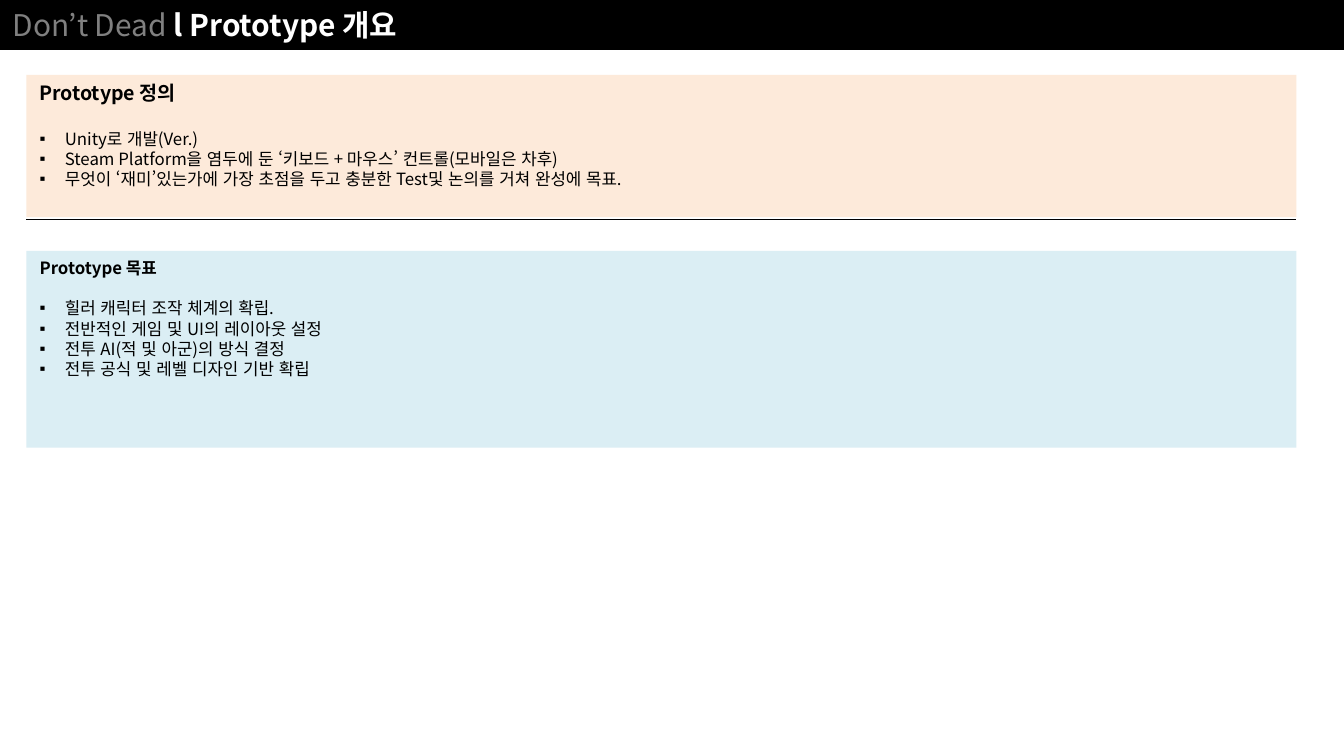
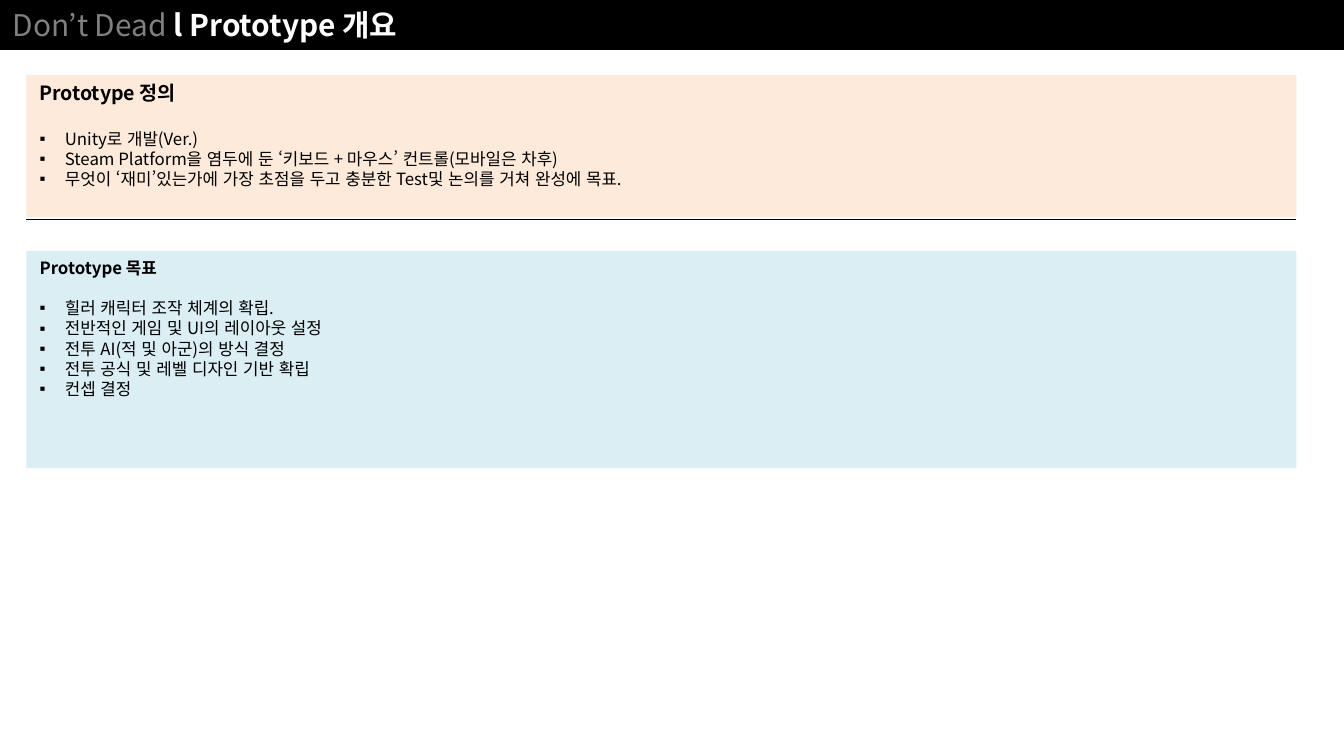
Before and after one commit to NoahCalhoun/DontDie, a slide deck: slide 3 of DDDocument/Don't Die ProtoType.pptx. Drawn at 1344x756 pixels with LibreOffice and Linux fonts; fonts in the diff are those of the drawing. Boxes give left, top, right and bottom in pixels: in the first picture for what was removed or moved away, otherwise in the second. Text is boxed around its words. In the diff, an @@ line names an element or a change of style, - is before the commit and + after.

```diff
--- a/DDDocument/Don't Die ProtoType.pptx
+++ b/DDDocument/Don't Die ProtoType.pptx
@@ rectangle "Prototype 목표": place and size @@
-rectangle "Prototype 목표" at [27, 251, 1297, 448]
+rectangle "Prototype 목표" at [27, 251, 1297, 469]
@@ text in rectangle at [65, 381, 131, 397]: paragraph added @@
+▪ 컨셉 결정
```
Also in this commit, not shown: 3 other slides changed, 3 slides added.
